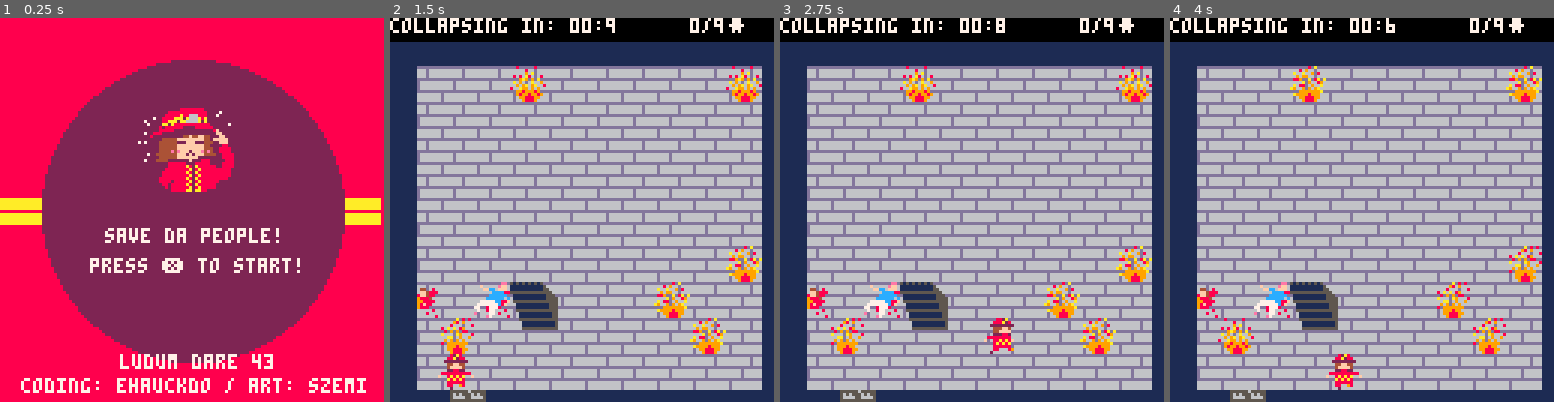
Above: before the commit, frames 1-4 (left to right).
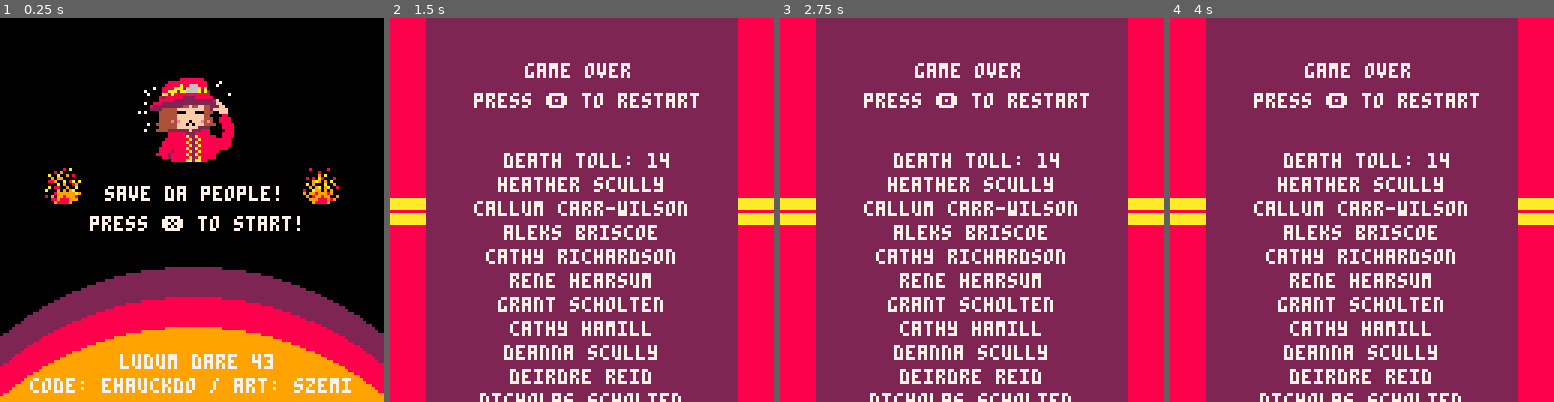
Above: after the commit, the same moments.

Repository: ehauckdo/ludumdare43
Game: PICO-8 cartridge ludumdare43.p8
Two runs of this game, one before a commit and one after it. Both use one fixed random seed, a clock stepped at 60 frames per second and the inputs below.
Inputs:
- Up to frame 1 (0.25 s): no input
- Up to frame 2 (1.5 s): tap X (X key) at 0.33, 1.07 s; tap O (Z key) at 0.7 s
- Up to frame 3 (2.75 s): hold Right 1.6-2.1 s; tap O (Z key) at 1.7, 2.1, 2.5 s; tap X (X key) at 1.85 s; hold Up 2.15-2.42 s; hold Right from 2.47 s (still down)
- Up to frame 4 (4 s): tap O (Z key) at 2.9, 3.3, 3.7 s; tap X (X key) at 2.97 s; release Right at 3.03 s; hold Left 3.08-3.58 s; hold Down 3.63-3.97 s

The runs differ from the first frame. In frame 1, 90% of the frame differs, in the area x 0-100%, y 0-100%; in frame 2, 100%; in frame 3, 100%; in frame 4, 100%.

Commit message:
Preparing for submission

Diff:
--- a/ludumdare43.p8
+++ b/ludumdare43.p8
@@ -32,28 +32,41 @@
 anim_ss = {134,138}
 anim_f = 1
 
+fire_step = 0
+fire_ss = {160,162,164}
+fire_f = 1
+
 function update_menu()
 	if btn(❎) then
 		start_game()
 	end
 	anim_step += 1
+	fire_step += 1
 	if anim_step > 15 then
 	 anim_f = (anim_f%2)+1
 	 anim_step = 0
 	end
+		if fire_step > 15 then
+	 fire_f = (fire_f%2)+1
+	 fire_step = 0
+	end
 end
 
 function draw_menu()
 	cls(0)
-	circfill(64,64,100,8)
-	rectfill(0,60,126,63,10)
-	rectfill(0,65,126,68,10)
-	circfill(64,64,50,2)
-	spr(anim_ss[anim_f], 46,30,4,4)
-	print("save da people!", 35, 70,7)
-	print("press ❎ to start!", 30, 80,7)
+	//circfill(64,64,100,8)
+	//rectfill(0,60,127,63,10)
+	//rectfill(0,65,127,68,10)
+	circfill(64,183,100,2)
+	circfill(64,193,100,8)
+	circfill(64,203,100,9)
+	spr(anim_ss[anim_f], 46,20,4,4)
+	spr(fire_ss[fire_f], 15,50,1.5,1.5)
+	spr(fire_ss[(fire_f%2)+1], 101,50,1.5,1.5)
+	print("save da people!", 35, 56,7)
+	print("press ❎ to start!", 30, 66,7)
 	print("ludum dare 43", 40, 112,7)
-	print("coding: ehauckdo / art: szemi", 7, 120,7)
+	print("code: ehauckdo / art: szemi", 10, 120,7)
 end
 -->8
 function start_game()
@@ -62,11 +75,35 @@
  load_time()
  load_player()
  load_floors()
+ calculate_min_rescued()
+
+end
+
+function calculate_min_rescued()
+	for i=1,#people_list-1 do
+	 for j=i+1,#people_list do
+	 if people_list[i].dist > people_list[j].dist then
+	  temp = people_list[i]
+	  people_list[i] = people_list[j]
+	  people_list[j] = temp
+	 end
+	 end
+	end
+	minimum = 0
+	local t_left = time_left
+	for p in all(people_list) do
+	 t_left -= ceil(p.dist/1.5)
+	 if t_left >= 0 then
+	  minimum += 1
+	 else
+	  break
+	 end
+	end
 end
 
 function load_time()
-	current_time = flr(time())
-	time_left = 10
+	current_time = get_time()
+	time_left = 120
 end
 
 function load_player()
@@ -92,42 +129,50 @@
 function load_floors()
  cur_floor = 1
  total_people = 0
+ people_list = {}
 
  floors = {}
  top_floor = flr(rnd(3))+5
  for i=1,top_floor do
+
   f = create_matrix(10,9)
-
-  // creating 1-3 rand people
-  for j=1, flr(rnd(3))+1 do
-   person = load_person()
-   if f[person.x][person.y].item == nil then
-   	f[person.x][person.y].item=person
-   	total_people += 1
-   end
-  end
+  add(floors,f)
+  floors[1][2][9].item = {}
+  floors[1][2][9].item.id = "safe"
 
   if i > 1 then
    stair_d = load_stair_down(stair)
    f[stair_d.x][stair_d.y].item=stair_d
-
+   //f = clean_fire_around_stairs(f,stair_d.x,stair_d.y)
   end
 
   if i < top_floor then
    stair = load_stair_up()
    while f[stair.x][stair.y].item != nil do
     stair = load_stair_up()
+    //f = clean_fire_around_stairs(f,stair.x,stair.y)
    end
    f[stair.x][stair.y].item=stair
    if f[stair.x][stair.y+1].item != nil and f[stair.x][stair.y+1].item.id == "fire" then
     f[stair.x][stair.y+1].item = nil
    end
   end
-  add(floors,f)
- end
-
- floors[1][2][9].item = {}
- floors[1][2][9].item.id = "safe"
+
+  // creating 1-3 rand people
+  for j=1, flr(rnd(5))+1 do
+   person = load_person()
+   if f[person.x][person.y].item == nil then
+
+   	// calculate dist from stair
+   	person.dist = calculate_dist(person,floors,i)
+
+   	f[person.x][person.y].item=person
+   	total_people += 1
+   	add(people_list, person)
+   end
+  end
+
+ end
 
 end
 
@@ -156,6 +201,9 @@
  person.drag = false
  person.rescued = false
  person.id = "person"
+
+ //calculate_dist(person, floors)
+
 	return person
 end
 
@@ -183,19 +231,16 @@
  update_fire()
  check_coll()
  if btn(🅾️) then
-  if pressed != true then
-   local p = player
-   p.f = p.f%#p.ss[p.dir] + 1
-   pressed=true
-  end
- else
-  pressed = false
+   mode = "gameover"
+ //  pressed=true
+ //else
+ // pressed = false
  end
 end
 
 function update_time()
-	if current_time != flr(time()) then
-  current_time = flr(time())
+	if current_time != get_time() then
+  current_time = get_time()
   time_left = time_left - 1
   if time_left == 0 then
   	if total_rescued >= total_people/2 then
@@ -213,7 +258,7 @@
 	 p.step += 1
   if p.step > 10 then
    p.step = 0
-   p.f = (p.f%3) +1
+   p.f = (p.f%4) +1
   end
   speed = 1
   if p.rescuing != nil then
@@ -315,6 +360,7 @@
  if hours < 10 then hours = "0"..hours end
  print("collapsing in: "..hours..":"..time_left%60,0,0,7)
  print(total_rescued.."/"..total_people.."웃",100,0,7)
+ //print(total_rescued.."/"..total_people.."/"..minimum.."웃",100,0,7)
 end
 
 function draw_floor()
@@ -333,15 +379,27 @@
     if floor[i][j].item.id == "person" then
      draw_person(floor[i][j].item)
 
+				elseif floor[i][j].item.id == "fire" then
+     draw_fire(floor[i][j].item)
+
     elseif floor[i][j].item.id == "stair" then
      draw_stair(floor[i][j].item)
-
-    elseif floor[i][j].item.id == "fire" then
-     draw_fire(floor[i][j].item)
+    end
+
+   end
+
+	 end
+	end
+
+	for i=1,#floor do
+	 for j=1,#floor[i] do
+	  if floor[i][j].item != nil then
+			 if floor[i][j].item.id == "stair" then
+     draw_stair(floor[i][j].item)
     end
    end
-	 end
-	end
+  end
+ end
 end
 
 
@@ -359,6 +417,7 @@
   person = player.rescuing
   coord = get_grid_pos(player.x,player.y)
   spr(person.s,coord.x+4,coord.y+4,person.w,person.h)
+  //print(person.name,coord.x,coord.y)
  end
 end
 
@@ -398,7 +457,7 @@
 -->8
 function update_gameover()
  if btn(🅾️) then
-		mode = "menu"
+		//mode = "menu"
 	end
 end
 
@@ -415,22 +474,22 @@
 function draw_gameover()
  cls()
  circfill(64,64,100,8)
-	rectfill(0,60,126,63,10)
-	rectfill(0,65,126,68,10)
-	circfill(64,64,50,2)
+	rectfill(0,60,127,63,10)
+	rectfill(0,65,127,68,10)
+	rectfill(12,0,115,128,2)
  if victory == true then
  	print("congratulations!", 34,28,7)
  	print(" you rescued the majority!", 15,36,7)
   print("press 🅾️ to restart", 30, 48,7)
  else
-  print("game over",45,30,7)
-  print("press 🅾️ to restart", 28, 40,7)
+  print("game over",45,15,7)
+  print("press 🅾️ to restart", 28, 25,7)
  end
 
  dead = count_item(floors,"person")
  if #dead > 0 then
-  print("death toll: "..#dead,38,60,7)
-  y_coord = 68
+  print("death toll: "..#dead,38,45,7)
+  y_coord = 53
   for p in all(dead) do
    //print(p.name,38,y_coord,7)
    print(p.name,64-#p.name*2,y_coord,7)
@@ -519,13 +578,36 @@
 
 function find_in_matrix(matrix,id)
  for i=1,10 do
-  for j=1,10 do
+  for j=1,9 do
    if matrix[i][j].item != nil then // == id then
     return matrix[i][j].item
    end
-
-  end
- end
+  end
+ end
+ return nil
+end
+
+function calculate_dist(p, fl,c_fl)
+	local dist = 0
+	local last_x = p.x
+	local last_y = p.y
+	for f=c_fl,1,-1 do
+	 local cur_floor = fl[f]
+	 for i=1,#cur_floor do
+	  for j=1,#cur_floor[i] do
+	  	id = inspect_id(cur_floor,i,j)
+	  	if id == "stair" and  cur_floor[i][j].item.dir == "⬇️" then
+	  	 dist += abs(last_x-i)+abs(last_y-j)
+	  	 last_x = i
+	  	 last_y = j+1
+	  	end
+	  	if id == "safe" then
+	  	 dist += abs(last_x-i)+abs(last_y-j)
+	  	end
+	  end
+	 end
+	end
+	return dist
 end
 
 function count_item(matrix,id)
@@ -548,6 +630,23 @@
   id = matrix[x][y].item.id
  end
  return id
+end
+
+
+function get_time()
+ return flr(time()/2)
+end
+
+function clean_fire_around_stairs(f,x,y)
+ if x+1 < 10 and f[x+1][y].item != nil and f[x+1][y].item.id == "fire" then f[x+1][y].item = nil end
+ if y+1 < 9 and f[x][y+1].item != nil and f[x][y+1].item.id == "fire" then f[x][y+1].item = nil end
+ if x-1 > 0 and f[x-1][y].item != nil and f[x-1][y].item.id == "fire" then f[x-1][y].item = nil end
+ if y-1 > 0 and f[x][y-1].item != nil and  f[x][y-1].item.id == "fire" then f[x][y-1].item = nil end
+ if x+1 < 10 and y+1 < 9 and f[x+1][y+1].item != nil and f[x+1][y+1].item.id == "fire" then f[x+1][y+1].item = nil end
+ if x+1 < 10 and y-1 > 0 and f[x+1][y-1].item != nil and f[x+1][y-1].item.id == "fire" then f[x+1][y-1].item = nil end
+ if x-1 > 0 and y+1 < 9 and f[x-1][y+1].item != nil and f[x-1][y+1].item.id == "fire" then f[x-1][y+1].item = nil end
+ if y-1 > 0 and y+1 > 0 and f[x-1][y-1].item != nil and f[x-1][y-1].item.id == "fire" then f[x-1][y-1].item = nil end
+ return f
 end
 -->8
 names ={}
Not shown, changed: 42 lines of the sprite sheet (__gfx__) section of ludumdare43.p8
